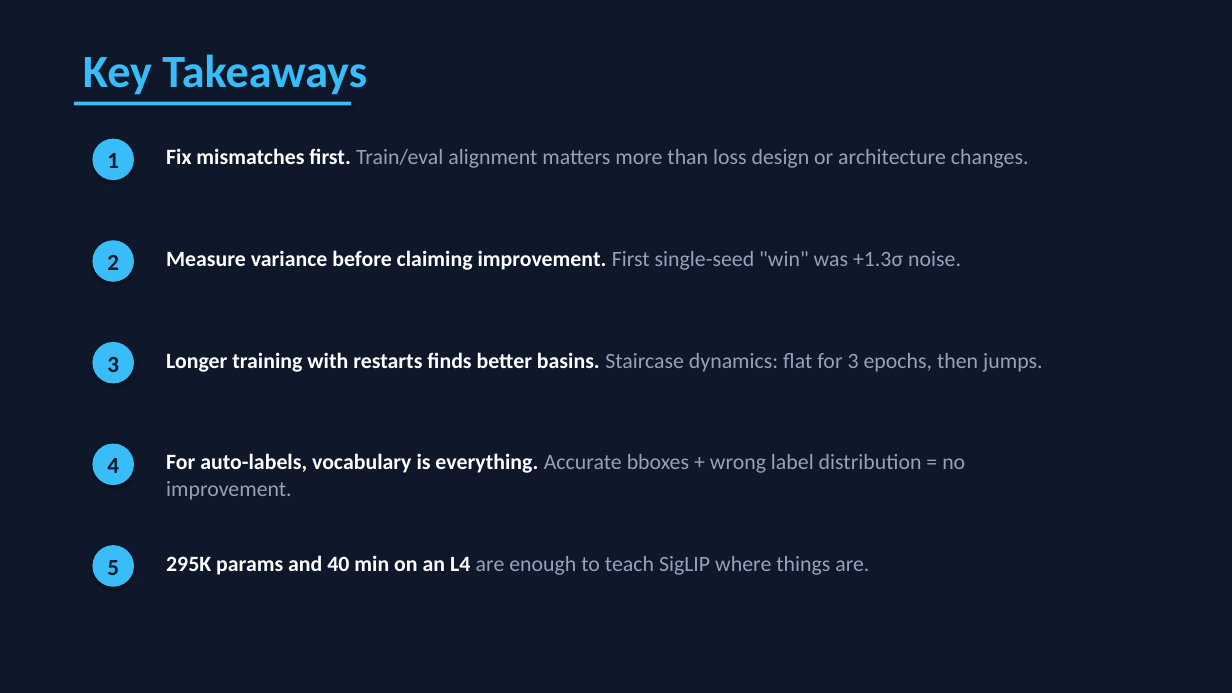
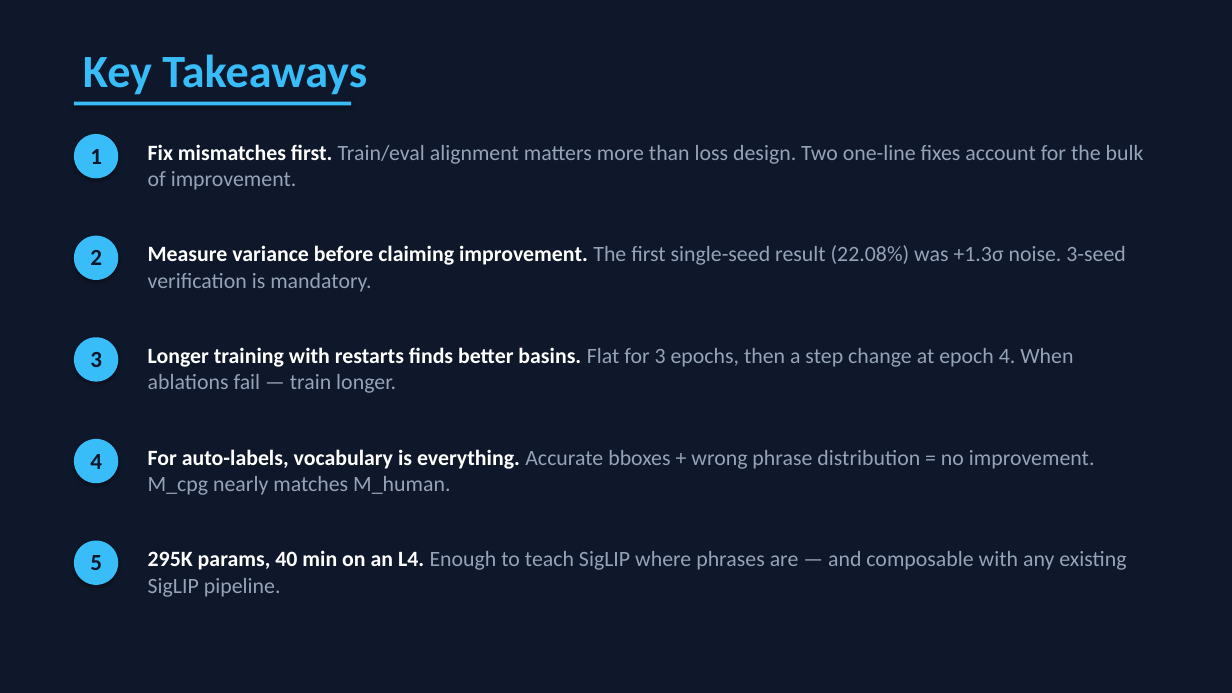
Before and after one commit to Ani0202/region-grounded, a slide deck: slide 15 of presentation/graft_presentation.pptx (slide 13 before the commit). Drawn at 1232x693 pixels with LibreOffice and Linux fonts; fonts in the diff are those of the drawing. Boxes give left, top, right and bottom in pixels: in the first picture for what was removed or moved away, otherwise in the second. Text is boxed around its words. In the diff, an @@ line names an element or a change of style, - is before the commit and + after.

```diff
--- a/presentation/graft_presentation.pptx
+++ b/presentation/graft_presentation.pptx
@@ text at (148,144,1144,190): text changed @@
-Fix mismatches first. Train/eval alignment matters more than loss design or architecture changes.
+Fix mismatches first. Train/eval alignment matters more than loss design. Two one-line fixes account for the bulk of improvement.
@@ text at (148,245,1126,292): text changed; text colour #FFFFFF to #94A3B8; bold off @@
-Measure variance before claiming improvement. First single-seed "win" was +1.3σ noise.
+Measure variance before claiming improvement. The first single-seed result (22.08%) was +1.3σ noise. 3-seed verification is mandatory.
@@ text at (148,347,1073,393): text changed; text colour #FFFFFF to #94A3B8; bold off @@
-Longer training with restarts finds better basins. Staircase dynamics: flat for 3 epochs, then jumps.
+Longer training with restarts finds better basins. Flat for 3 epochs, then a step change at epoch 4. When ablations fail — train longer.
@@ text at (148,449,1095,495): text changed @@
-For auto-labels, vocabulary is everything. Accurate bboxes + wrong label distribution = no improvement.
+For auto-labels, vocabulary is everything. Accurate bboxes + wrong phrase distribution = no improvement. M_cpg nearly matches M_human.
@@ 5 texts, 5 rounded rectangles: place and size @@
-5 texts, 5 rounded rectangles at (92,139,134,587)
+5 texts, 5 rounded rectangles at (74,134,118,585)
@@ text at (148,550,1126,597): text changed @@
-295K params and 40 min on an L4 are enough to teach SigLIP where things are.
+295K params, 40 min on an L4. Enough to teach SigLIP where phrases are — and composable with any existing SigLIP pipeline.
```
Also in this commit, not shown: 9 other slides changed, 6 slides added, 4 slides removed, 1 other file.
